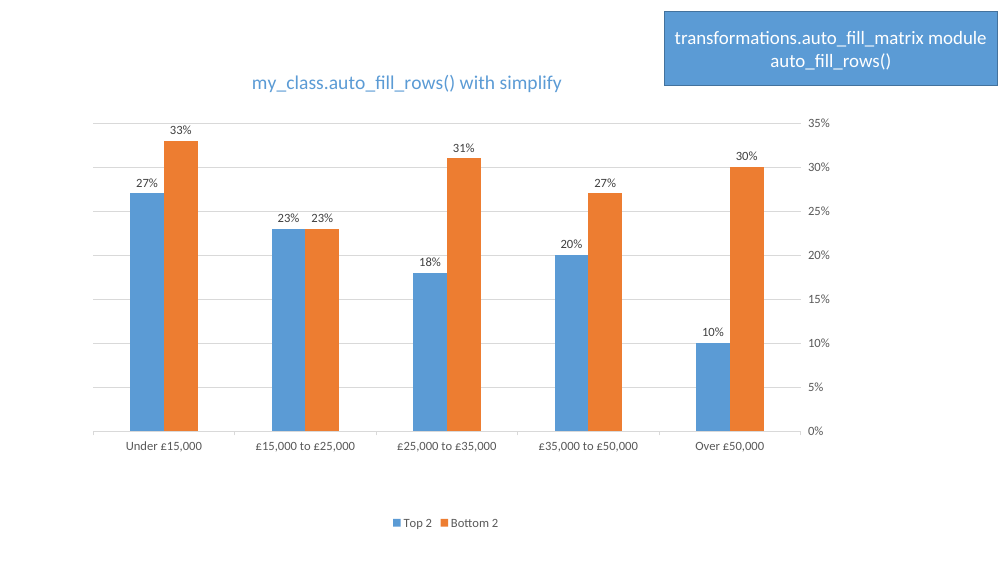
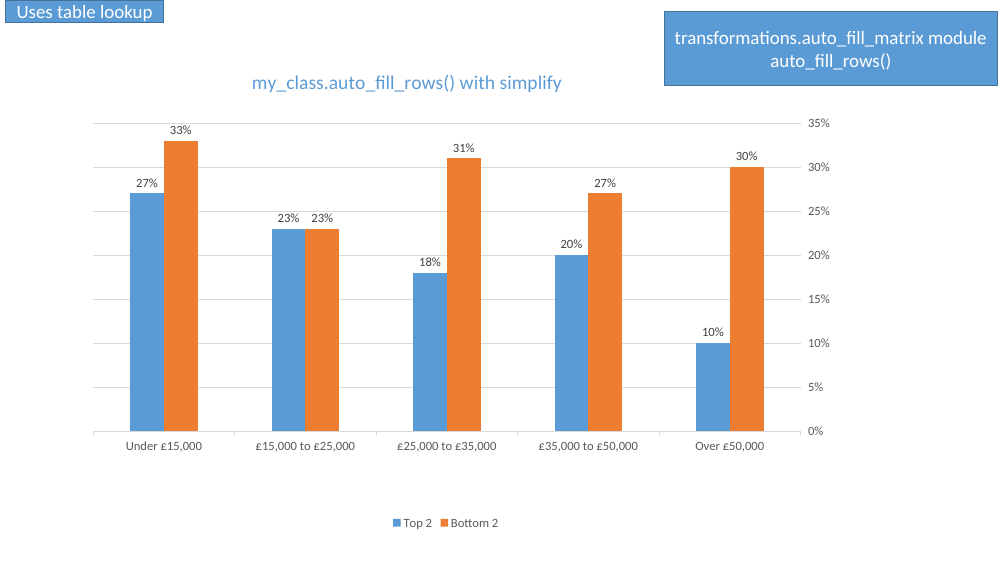
Before and after one commit to Collette-Curson/forgetdata_Slides_modules, a slide deck: slide 6 of Scripts/test_manual_auto_fill_matrix.pptx. Drawn at 1008x567 pixels with LibreOffice and Linux fonts; fonts in the diff are those of the drawing. Boxes give left, top, right and bottom in pixels: in the first picture for what was removed or moved away, otherwise in the second. Text is boxed around its words. In the diff, an @@ line names an element or a change of style, - is before the commit and + after.

```diff
--- a/Scripts/test_manual_auto_fill_matrix.pptx
+++ b/Scripts/test_manual_auto_fill_matrix.pptx
@@ rectangle added at bbox=[5, 0, 163, 23], fill #5B9BD5, outline #43739E 1 pt, 18 pt, text #FFFFFF @@
+Uses table lookup
```
Also in this commit, not shown: 14 other slides changed, 1 other file.
